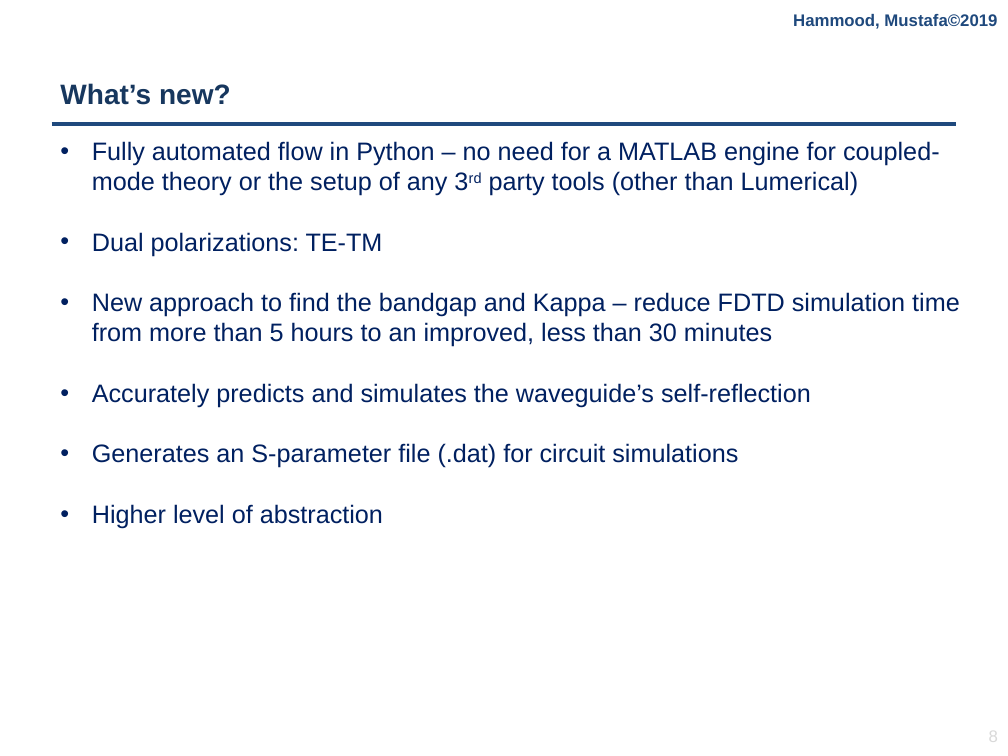
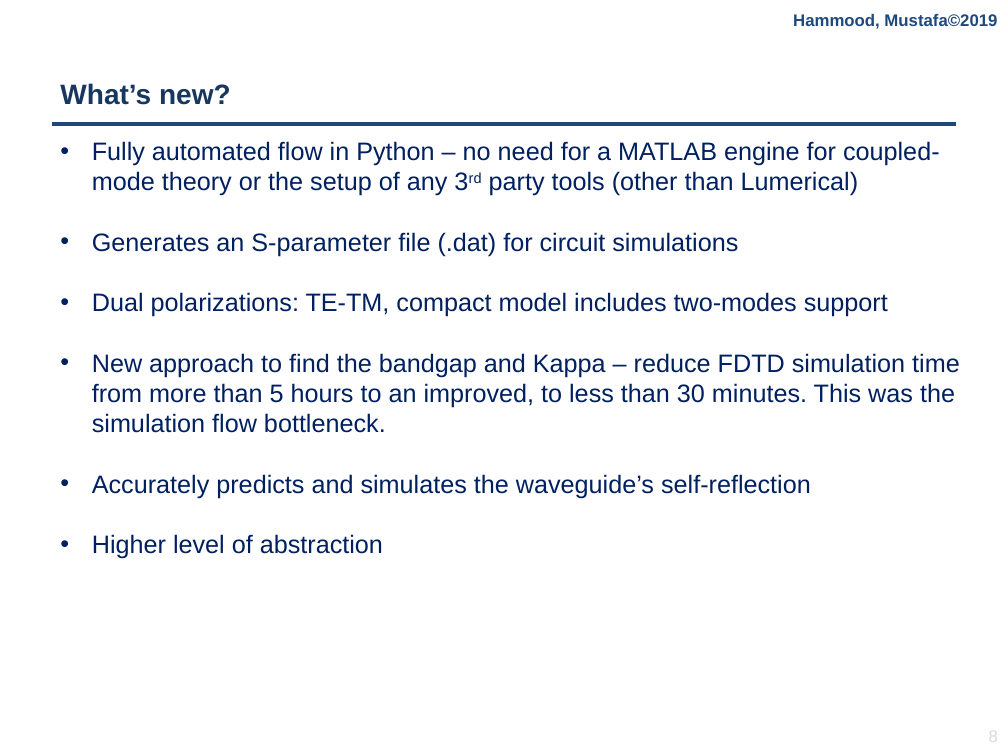
Before and after one commit to mustafacc/SiEPIC_Photonics_Package, a slide deck: slide 8 of SiEPIC_Photonics_Package/solvers_simulators/contraDC/Documentation/contraDC_Simulator.pptx. Drawn at 1008x756 pixels with LibreOffice and Linux fonts; fonts in the diff are those of the drawing; background and template pictures are left out. Boxes give left, top, right and bottom in pixels: in the first picture for what was removed or moved away, otherwise in the second. Text is boxed around its words. In the diff, an @@ line names an element or a change of style, - is before the commit and + after.

Commit message:
solvers: contraDC: update s-parameters generation to auto load INTERCONNECT

```diff
--- a/SiEPIC_Photonics_Package/solvers_simulators/contraDC/Documentation/contraDC_Simulator.pptx
+++ b/SiEPIC_Photonics_Package/solvers_simulators/contraDC/Documentation/contraDC_Simulator.pptx
@@ text at (92,232,960,433): text changed @@
-• Dual polarizations: TE-TM
-• New approach to find the bandgap and Kappa – reduce FDTD simulation time from more than 5 hours to an improved, less than 30 minutes
+• Generates an S-parameter file (.dat) for circuit simulations
+• Dual polarizations: TE-TM, compact model includes two-modes support
+• New approach to find the bandgap and Kappa – reduce FDTD simulation time from more than 5 hours to an improved, to less than 30 minutes. This was the simulation flow bottleneck.
@@ text at (92,443,738,468): paragraph removed @@
-• Generates an S-parameter file (.dat) for circuit simulations
```
Also in this commit, not shown: 2 other slides changed, 1 slide added, 6 other files.
